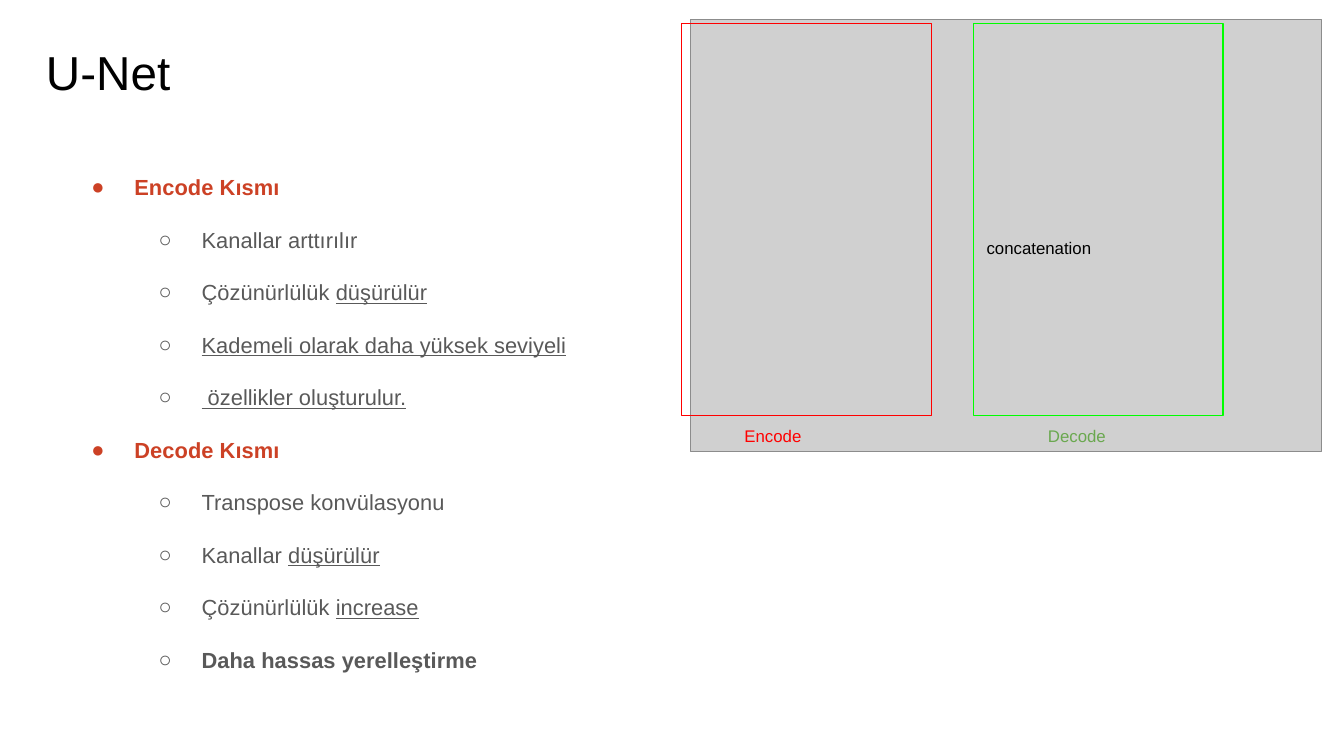
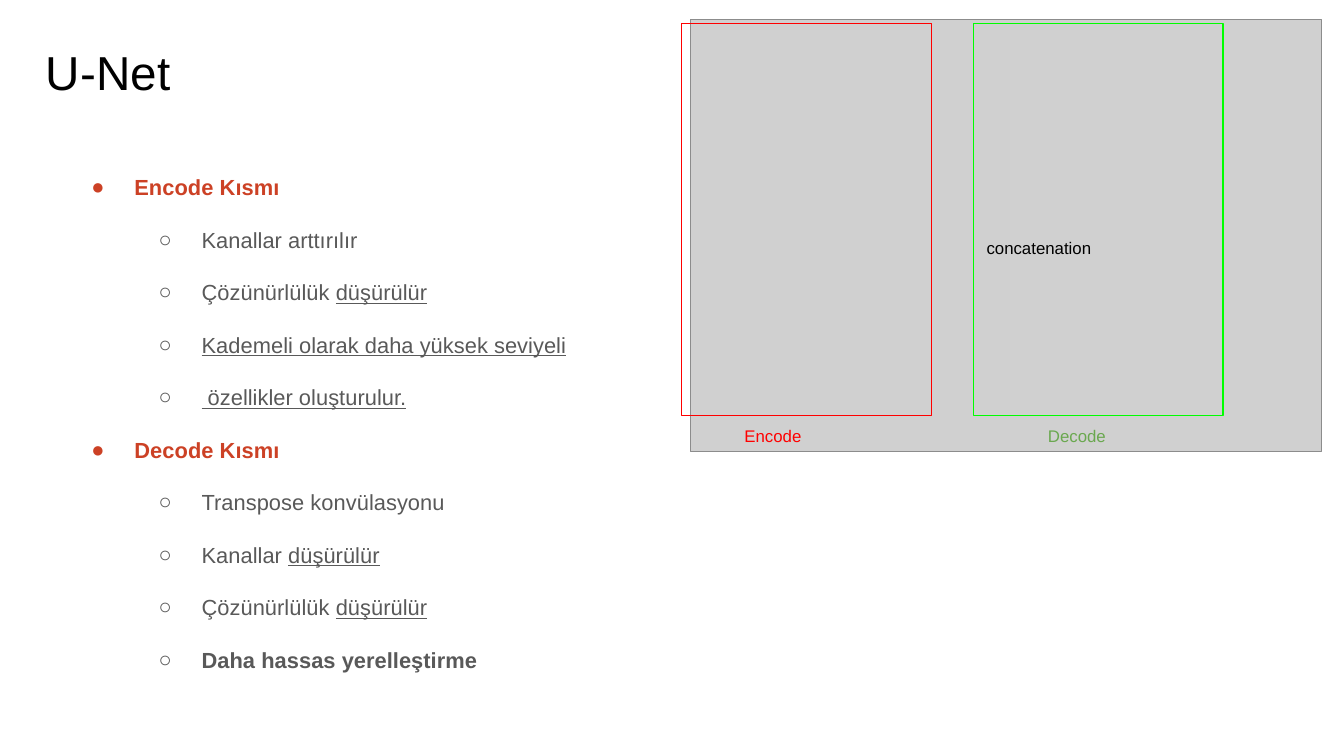
Before and after one commit to Emre-Sari/U-NETimageSegmentation, a slide deck: slide 5 of u-net-sunum.pptx. Drawn at 1344x756 pixels with LibreOffice and Linux fonts; fonts in the diff are those of the drawing; grey boxes stand for pictures. Boxes give left, top, right and bottom in pixels: in the first picture for what was removed or moved away, otherwise in the second. Text is boxed around its words. In the diff, an @@ line names an element or a change of style, - is before the commit and + after.

```diff
--- a/u-net-sunum.pptx
+++ b/u-net-sunum.pptx
@@ text at (202,599,427,620): text changed @@
-  ○ Çözünürlülük increase
+  ○ Çözünürlülük düşürülür
```
Also in this commit, not shown: 3 other slides changed, 1 slide added, 1 slide removed, 1 other file.
